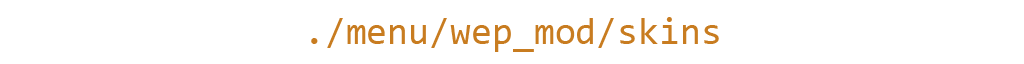
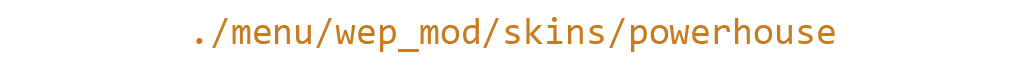
Two versions of the same layered image (1024 × 64). Layer-by-layer changes:
renamed "./menu/wep_mod/skins" to "./menu/wep_mod/skins/powerhouse", painted on it over [196, 17, 835, 52]
